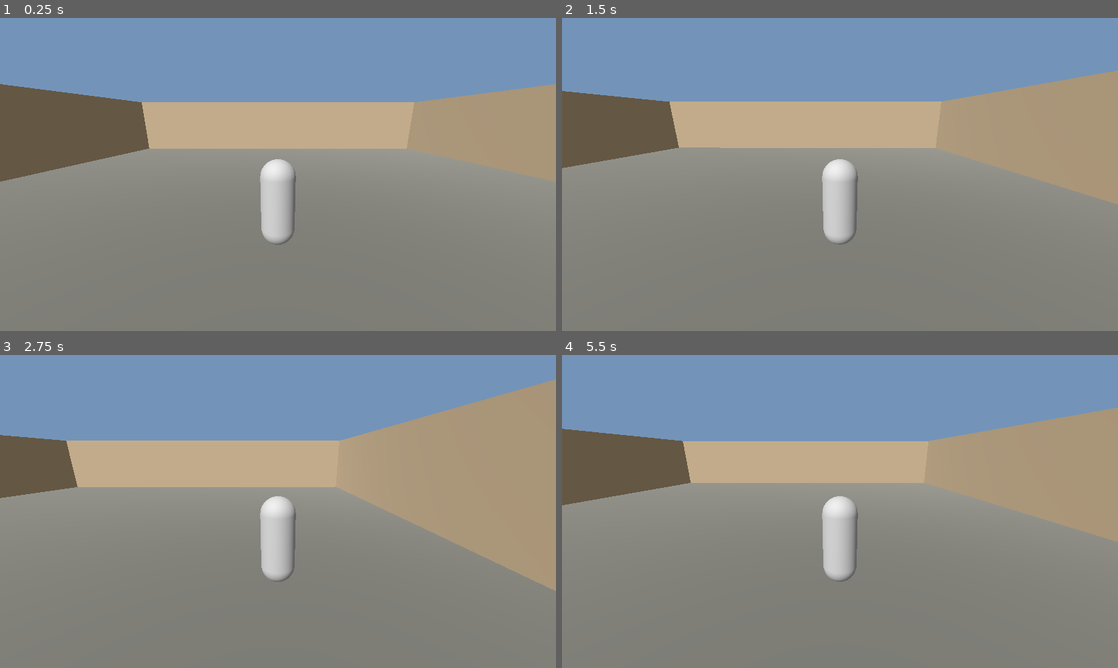
Above: before the commit, frames 1-4 (two rows, left to right).
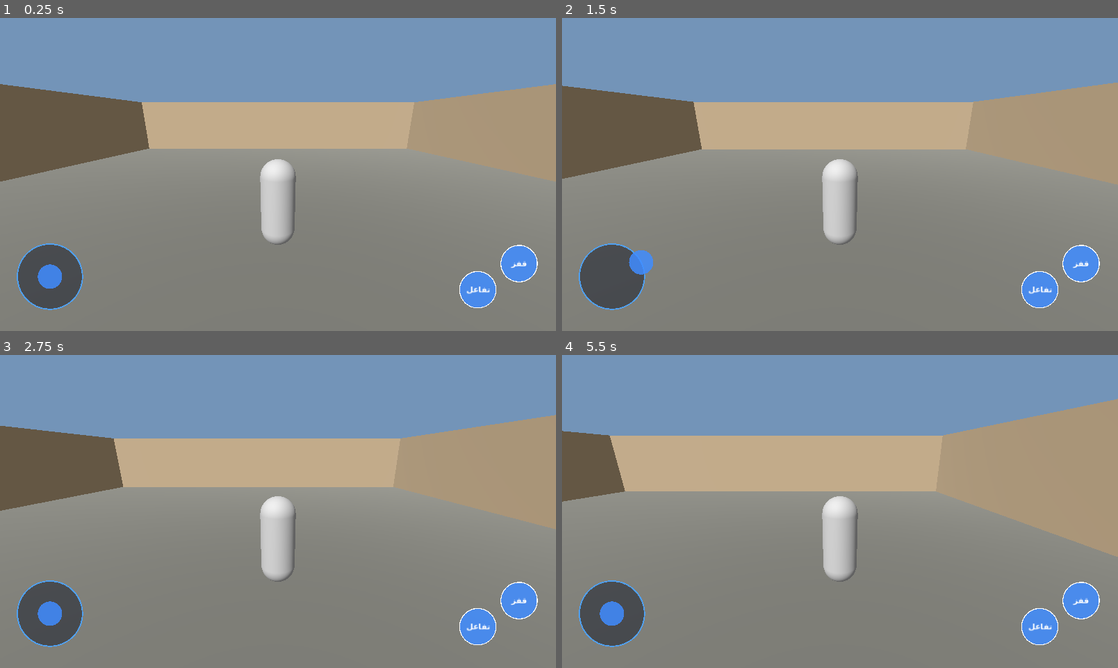
Above: after the commit, the same moments.

Repository: Black-25/sudan-mechanic-simulator
Game: Godot game, scene res://scenes/main.tscn
Two runs of this game, one before a commit and one after it. Both use one fixed random seed, a clock stepped at 60 frames per second and the inputs below.
Inputs (mouse positions are in pixels of both pictures, inside the frame that each line leads up to):
- Up to frame 1 (0.25 s): no input
- Up to frame 2 (1.5 s): tap Enter (ui_accept) at 0.5, 0.77 s; move the mouse to (962, 158) at 0.52 s; hold Right (ui_right) 0.53-1.25 s; click (962, 158) at 0.67 s; drag from (728, 190) to (812, 237) at 1.27 s
- Up to frame 3 (2.75 s): move the mouse to (333, 442) at 2.02 s; hold Right (ui_right) from 2.03 s (still down)
- Up to frame 4 (5.5 s): release Right (ui_right) at 2.75 s; drag from (812, 574) to (673, 464) at 2.77 s; move the mouse to (1006, 558) at 3.52 s; hold Left (ui_left) 3.53-4.25 s; tap Enter (ui_accept) at 3.77 s; drag from (673, 464) to (756, 433) at 4.27 s; move the mouse to (867, 511) at 5.02 s; hold Down (ui_down) from 5.03 s (still down); click (867, 511) at 5.17 s

The runs differ from the first frame. In frame 1, 3.2% of the frame differs, in the area x 3-97%, y 72-94%; in frame 2, 6.5%; in frame 3, 12%, in the area x 0-100%, y 7-94%; in frame 4, 9.1%.

Commit message:
Enhance game manager with mobile controls and camera
Added mobile controls and camera scripts to the game manager.

Diff:
--- a/scripts/game_manager.gd
+++ b/scripts/game_manager.gd
@@ -2,8 +2,10 @@
 
 const GAME_TITLE := "SUDAN MECHANIC SIMULATOR"
 
-const WORKSHOP_SCENE := preload("res://scenes/workshop.tscn")
-const PLAYER_SCENE := preload("res://scenes/player.tscn")
+const WORKSHOP_SCENE = preload("res://scenes/workshop.tscn")
+const PLAYER_SCENE = preload("res://scenes/player.tscn")
+const CONTROLS_SCRIPT = preload("res://scripts/mobile_controls.gd")
+const CAMERA_SCRIPT = preload("res://scripts/camera_controller.gd")
 
 var player: CharacterBody3D
 var game_started := false
@@ -11,11 +13,13 @@
 
 func _ready() -> void:
 	print(GAME_TITLE)
-	print("Welcome, Adam!")
+
+	InputMap.add_action("interact")
 
 	setup_environment()
 	create_workshop()
 	create_player()
+	create_mobile_controls()
 
 	game_started = true
 
@@ -49,25 +53,36 @@
 func create_player() -> void:
 	player = PLAYER_SCENE.instantiate() as CharacterBody3D
 	player.name = "Adam"
-
-	player.set_script(load("res://scripts/player.gd"))
+	player.position = Vector3(0, 0, 3)
 	add_child(player)
-
-	player.position = Vector3(0, 0, 3)
 
 	var camera_arm := SpringArm3D.new()
 	camera_arm.name = "CameraArm"
 	camera_arm.position = Vector3(0, 1.5, 0)
 	camera_arm.spring_length = 5.0
-	camera_arm.set_script(
-		load("res://scripts/camera_controller.gd")
-	)
+	camera_arm.set_script(CAMERA_SCRIPT)
 	player.add_child(camera_arm)
 
 	var camera := Camera3D.new()
 	camera.name = "Camera3D"
+	camera.position = Vector3(0, 0, 0)
 	camera.current = true
 	camera_arm.add_child(camera)
+
+
+func create_mobile_controls() -> void:
+	var canvas := CanvasLayer.new()
+	canvas.name = "MobileControlsLayer"
+	add_child(canvas)
+
+	var controls := Control.new()
+	controls.name = "MobileControls"
+	controls.set_script(CONTROLS_SCRIPT)
+	canvas.add_child(controls)
+
+	controls.set_anchors_and_offsets_preset(
+		Control.PRESET_FULL_RECT
+	)
 
 
 func start_game() -> void:
